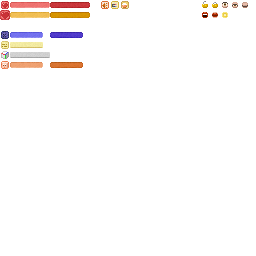
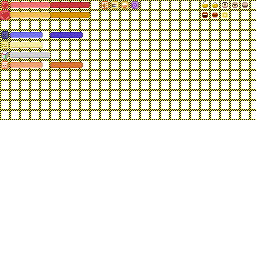
Revision of a layered w=256, h=256 image; what changed, layer by layer:
added layer "状态效果" above "食物槽" over [131, 1, 139, 9]
showed "边框" over [0, 0, 256, 120]
